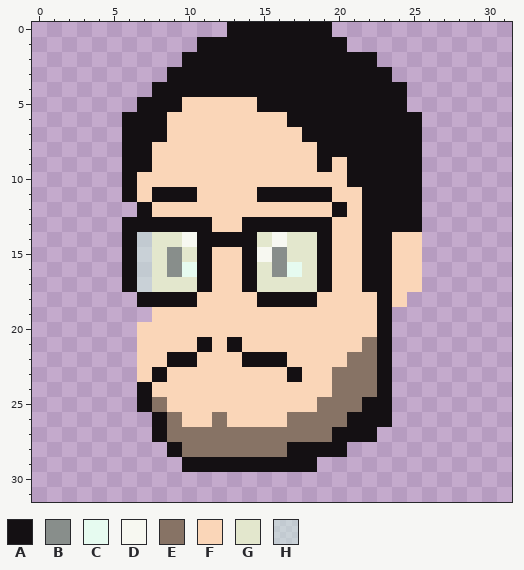
One commit to this pixel-art file: Instagram/PixelPortrait.aseprite. Above is the file before it was changed.
32x32 pixels, 1 frame.
Visible layers, top first: "Group 1/Glasses", "Group 1/Face", "Group 1/Layer 1".
Palette (. is transparent): A #141013  B #888e8b  C #e6fbf0  D #f7f8f1  E #877365  F #fad6b8  G #e3e7cd  H #cdf7e280
Pixels before, first column x 6:
 0 .......AAAAAAA......
 1 .....AAAAAAAAAA.....
 2 ....AAAAAAAAAAAAA...
 3 ...AAAAAAAAAAAAAAA..
 4 ..AAAAAAAAAAAAAAAAA.
 5 .AAAFFFFFAAAAAAAAAA.
 6 AAAFFFFFFFFAAAAAAAAA
 7 AAAFFFFFFFFFAAAAAAAA
 8 AAFFFFFFFFFFFAAAAAAA
 9 AAFFFFFFFFFFFAFAAAAA
10 AFFFFFFFFFFFFFFAAAAA
11 AFAAAFFFFAAAAAFFAAAA
12 .AFFFFFFFFFFFFAFAAAA
13 AAAAAAFFAAAAAAFFAAAA
14 AHGGDAAAAGDGGAFFAAFF
15 AHGBGAFFADBGGAFFAAFF
16 AHGBCAFFAGBCGAFFAAFF
17 AHGGGAFFAGGGGAFFAAFF
18 .AAAAFFFFAAAAFFFFAF.
19 ..FFFFFFFFFFFFFFFA..
20 .FFFFFFFFFFFFFFFFA..
21 .FFFFAFAFFFFFFFFEA..
22 .FFAAFFFAAAFFFFEEA..
23 .FAFFFFFFFFAFFEEEA..
24 .AFFFFFFFFFFFFEEEA..
25 .AEFFFFFFFFFFEEEAA..
26 ..AEFFEFFFFEEEEAAA..
27 ..AEEEEEEEEEEEAAA...
28 ...AEEEEEEEAAAA.....
29 ....AAAAAAAAA.......
After the commit:
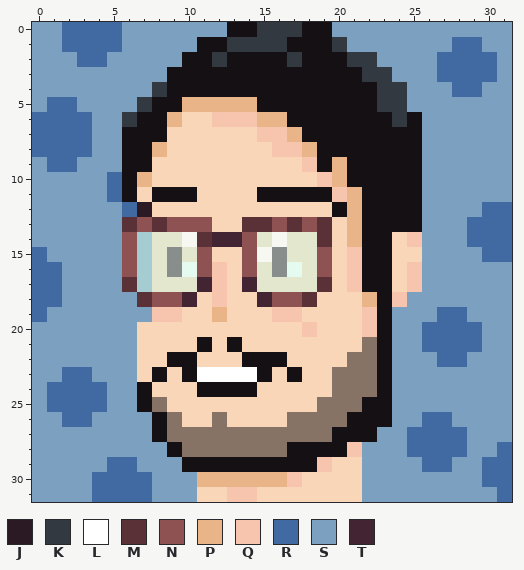
Colours new in this view: J #2b1a23  K #333941  L #ffffff  M #5b3138  N #8e5252  P #e9b488  Q #f7c4ad  R #416aa3  S #7ca1c0  T #422433
The author wrote: Portrait but better
The exact change:
layer "Layer 1" added
layer "Group 1/Cuello]" added
layer "Group 1/Piel" added
layer "Group 1/Layer 1" removed
colour H: #cdf7e280 -> #a5ccd1
Changed rows in their new state; - is a pixel that keeps its letter.
Layers "Group 1/Face", "Group 1/Cuello]", "Layer 1":
first column x 0:
 0 SSRRRRSSSSSSS--KKK--SSSSSSSSSSSS
 1 SSRRRRSSSSS--KKKK---KSSSSSSSRRSS
 2 SSSRRSSSSS--K----K---KKSSSSRRRRS
 3 SSSSSSSSS-------------KKSSSRRRRS
 4 SSSSSSSSK--------------KKSSSRRSS
 5 SRRSSSSK--PPPPP--------KKSSSSSSS
 6 RRRRSSK--P--QQQPP-------K-SSSSSS
 7 RRRRSS---------QQP--------SSSSSS
 8 RRRRSS--P-------QQP-------SSSSSS
 9 SRRSSS------------Q-P-----SSSSSS
10 SSSSSR-P-----------QP-----SSSSSS
11 SSSSSR--------------QP----SSSSSS
12 SSSSSSRJ-------------P----SSSSRR
13 SSSSSSMNMNNN--MMNMNM-P----SSSRRR
14 SSSSSSN----MTTN----M-P---QSSSRRR
15 RSSSSSN----N--N----N-Q----SSSSRR
16 RRSSSSN----NQ-N----N-Q---QSSSSSS
17 RRSSSSM----TQ-T----M-Q---QSSSSSS
18 RRSSSSSMNNT-Q--TNNM---P-QSSSSSSS
19 RSSSSSSSQQ--P---QQ----Q-SSSRRSSS
20 SSSSSSS-----------Q---Q-SSRRRRSS
21 SSSSSSS-----------------SSRRRRSS
22 SSSSSSS-----------------SSSRRSSS
23 SSRRSSS---ALLLLA--------SSSSSSSS
24 SRRRRSS----AAAA---------SSSSSSSS
25 SRRRRSS-----------------SSSSSSSS
26 SSRRSSSS----------------SSRRSSSS
27 SSSSSSSS---------------SSRRRRSSS
28 SSSSSSSSS------------QSSSRRRRSSR
29 SSSSSRRSSS---------QFFSSSSRRSSRR
30 SSSSRRRRSSSPPPPPPQFFFFSSSSSSSSRR
31 SSSSRRRRSSSFFQQFFFFFFFSSSSSSSSSR
